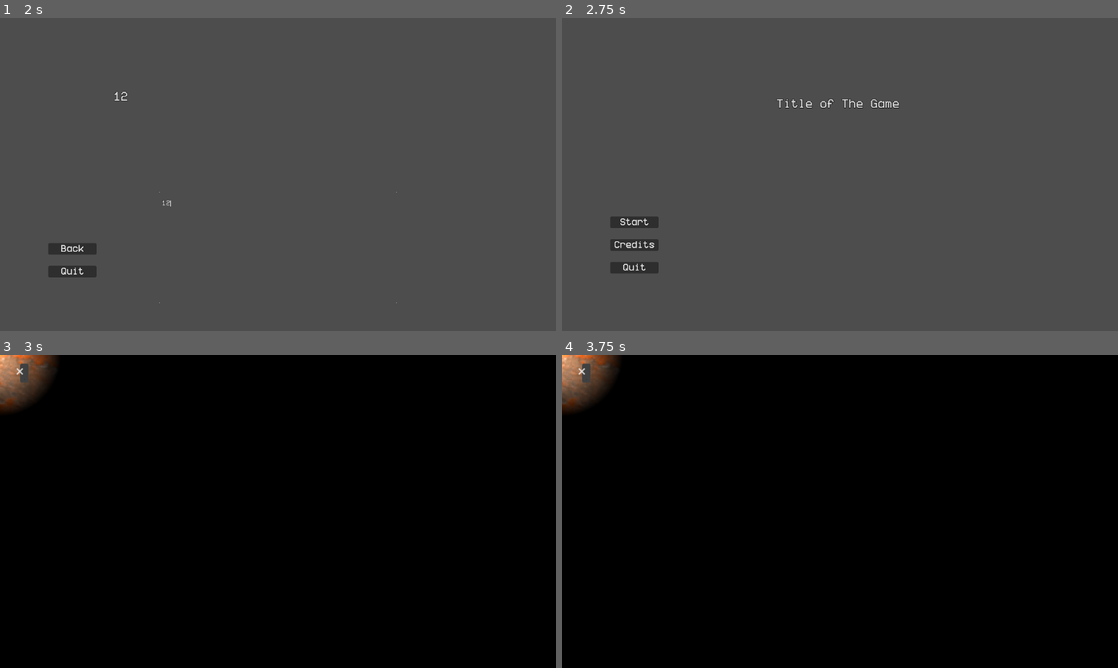
Above: before the commit, frames 1-4 (two rows, left to right).
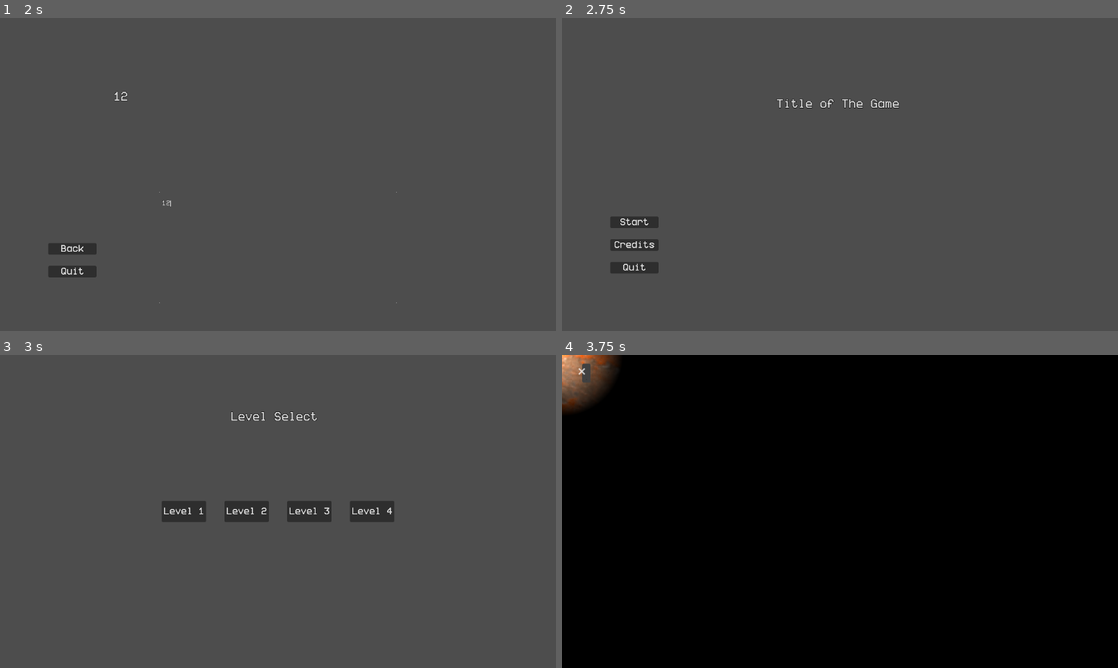
Above: after the commit, the same moments.

Repository: corpusCallosotomy/jamfest2024
Game: Godot game, scene res://Menu.tscn
Two runs of this game, one before a commit and one after it. Both use one fixed random seed, a clock stepped at 60 frames per second and the inputs below. The project has no main scene, so this scene is started directly.
Inputs (mouse positions are in pixels of both pictures, inside the frame that each line leads up to):
- Up to frame 1 (2 s): click "Credits" at 0.5 s; click (278, 140) at 1.27 s; type "12" at 1.35 s; click (278, 246) at 1.5 s; type "12" at 1.58 s
- Up to frame 2 (2.75 s): click "Back" at 2 s
- Up to frame 3 (3 s): click "Start" at 2.75 s
- Up to frame 4 (3.75 s): click (806, 511) at 3.5 s, where only the run after the commit has a clickable "Level 2"

Frames 1-2 are identical in both runs. In frame 3, 100% of the frame differs, in the area x 0-100%, y 0-100%; in frame 4, nothing differs.

Commit message:
Level Select Screen
Levels 1,2,3,4 Buttons that all take you to test scene within New Level Select Screen

Diff:
--- /dev/null
+++ b/LevelSelect.tscn
@@ -0,0 +1,108 @@
+[gd_scene load_steps=4 format=3 uid="uid://bjbk4l4ls21mu"]
+
+[ext_resource type="Script" path="res://scripts/menu.gd" id="1_h1oef"]
+[ext_resource type="FontFile" uid="uid://dwbtxhfdqlcs3" path="res://Fonts/Better VCR 6.1.ttf" id="2_ham0r"]
+
+[sub_resource type="StyleBoxTexture" id="StyleBoxTexture_n0a7c"]
+texture_margin_left = 5.0
+texture_margin_top = 5.0
+texture_margin_right = 5.0
+texture_margin_bottom = 5.0
+expand_margin_left = 5.0
+expand_margin_top = 5.0
+expand_margin_right = 5.0
+expand_margin_bottom = 5.0
+
+[node name="Menu" type="Control"]
+layout_mode = 3
+anchors_preset = 15
+anchor_right = 1.0
+anchor_bottom = 1.0
+grow_horizontal = 2
+grow_vertical = 2
+script = ExtResource("1_h1oef")
+
+[node name="VBoxContainer" type="VBoxContainer" parent="."]
+layout_mode = 1
+anchors_preset = 2
+anchor_top = 1.0
+anchor_bottom = 1.0
+offset_left = 100.0
+offset_top = -237.0
+offset_right = 200.0
+offset_bottom = -119.0
+grow_vertical = 0
+
+[node name="TextEdit" type="TextEdit" parent="."]
+layout_mode = 1
+anchors_preset = 8
+anchor_left = 0.5
+anchor_top = 0.5
+anchor_right = 0.5
+anchor_bottom = 0.5
+offset_left = -102.945
+offset_top = -224.0
+offset_right = 106.01
+offset_bottom = -174.0
+grow_horizontal = 2
+grow_vertical = 2
+theme_override_constants/outline_size = 3
+theme_override_constants/line_spacing = 16
+theme_override_fonts/font = ExtResource("2_ham0r")
+theme_override_font_sizes/font_size = 20
+theme_override_styles/normal = SubResource("StyleBoxTexture_n0a7c")
+text = "Level Select"
+wrap_mode = 1
+
+[node name="HBoxContainer" type="HBoxContainer" parent="."]
+layout_mode = 1
+anchors_preset = 8
+anchor_left = 0.5
+anchor_top = 0.5
+anchor_right = 0.5
+anchor_bottom = 0.5
+offset_left = -241.0
+offset_top = -22.39
+offset_right = 241.0
+offset_bottom = 22.39
+grow_horizontal = 2
+grow_vertical = 2
+
+[node name="Level1Button" type="Button" parent="HBoxContainer"]
+layout_mode = 2
+theme_override_fonts/font = ExtResource("2_ham0r")
+text = "Level 1"
+
+[node name="MarginContainer" type="MarginContainer" parent="HBoxContainer"]
+custom_minimum_size = Vector2(30, 15)
+layout_mode = 2
+
+[node name="Level2Button" type="Button" parent="HBoxContainer"]
+layout_mode = 2
+theme_override_fonts/font = ExtResource("2_ham0r")
+text = "Level 2"
+
+[node name="MarginContainer2" type="MarginContainer" parent="HBoxContainer"]
+custom_minimum_size = Vector2(30, 15)
+layout_mode = 2
+
+[node name="Level3Button" type="Button" parent="HBoxContainer"]
+layout_mode = 2
+theme_override_fonts/font = ExtResource("2_ham0r")
+text = "Level 3
+"
+
+[node name="MarginContainer3" type="MarginContainer" parent="HBoxContainer"]
+custom_minimum_size = Vector2(30, 15)
+layout_mode = 2
+
+[node name="Level4Button" type="Button" parent="HBoxContainer"]
+layout_mode = 2
+theme_override_fonts/font = ExtResource("2_ham0r")
+text = "Level 4
+"
+
+[connection signal="pressed" from="HBoxContainer/Level1Button" to="." method="_on_level_1_button_pressed"]
+[connection signal="pressed" from="HBoxContainer/Level2Button" to="." method="_on_level_2_button_pressed"]
+[connection signal="pressed" from="HBoxContainer/Level3Button" to="." method="_on_level_3_button_pressed"]
+[connection signal="pressed" from="HBoxContainer/Level4Button" to="." method="_on_level_4_button_pressed"]
--- a/Menu.tscn
+++ b/Menu.tscn
@@ -77,6 +77,8 @@
 text = "Title of The Game"
 wrap_mode = 1
 
+[node name="TileMapLayer" type="TileMapLayer" parent="."]
+
 [connection signal="pressed" from="VBoxContainer/StartButton" to="." method="_on_start_button_pressed"]
 [connection signal="pressed" from="VBoxContainer/CreditsButton" to="." method="_on_credits_button_pressed"]
 [connection signal="pressed" from="VBoxContainer/QuitButton" to="." method="_on_quit_button_pressed"]
--- a/scripts/menu.gd
+++ b/scripts/menu.gd
@@ -12,7 +12,7 @@
 
 
 func _on_start_button_pressed() -> void:
-	get_tree().change_scene_to_file("res://test.tscn")
+	get_tree().change_scene_to_file("res://LevelSelect.tscn")
 
 
 func _on_credits_button_pressed() -> void:
@@ -25,3 +25,19 @@
 
 func _on_back_button_pressed() -> void:
 	get_tree().change_scene_to_file("res://Menu.tscn")
+
+
+func _on_level_1_button_pressed() -> void:
+	get_tree().change_scene_to_file("res://test.tscn")
+
+
+func _on_level_2_button_pressed() -> void:
+	get_tree().change_scene_to_file("res://test.tscn")
+
+
+func _on_level_3_button_pressed() -> void:
+	get_tree().change_scene_to_file("rres://test.tscn")
+
+
+func _on_level_4_button_pressed() -> void:
+	get_tree().change_scene_to_file("res://test.tscn")
